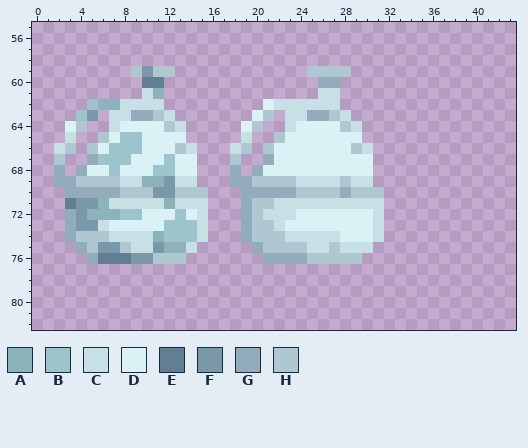
Pixel-art file: Assets/Sprites/recycle_shop 1.aseprite. That is the earlier state.
128x128 pixels, 1 frame. Colours within 5 levels of each other are drawn and written as one. Shown: x 0..43, y 55..82.
Visible layers, top first: "plastic", "glass/glass_molten", "glass/glass_recycled", "glass/glass_cleaned", "glass/glass_dirty", "paper/paper_recycled", "paper/paper_cleaned", "paper/paper_dirty".
Palette (. is transparent): A #8cb3bc  B #9dc4cc  C #c6e0e5  D #daf1f5  E #617e93  F #7999a8  G #93acbc  H #afc7d1
Pixels before, first column x 2:
59 .......HFHH............HHHH...
60 ........EE..............GG....
61 ........CA..............CC....
62 ...BAACCCC.........DCCCCCC....
63 ..BF.CCGGHC.......DH.CCGGHC...
64 .DH..CDDDDHC.....DH..CDDDDHC..
65 .C..HDBBDDDD.....C..HDDDDDDD..
66 CH.HDBBBDDDHC...CH.HDDDDDDDHC.
67 H..GBBBDDDBDD...H..GDDDDDDDDD.
68 G.GDDBDDDBBDD...G.GDDDDDDDDDD.
69 GGHHHHCCAAFCC...GGHHHHCCCCHCC.
70 .GGGGGHHHFFHHH...GGGGGHHHHGHHH
71 .EFFACCCCCACCC...GHHCCCCCCCCCC
72 .GFAAABBDDDBDC...GHCCCDDDDDDDC
73 .GFFCDDDDDBBBC...GHHCDDDDDDDDC
74 .GHHHCCCCABBBC...GHHHCCCCCDDDC
75 ..GHFFHCCFAAC.....GHHHHCCHCCC.
76 ...GEEEFFHHH.......GGGGHHHHH..
After the commit:
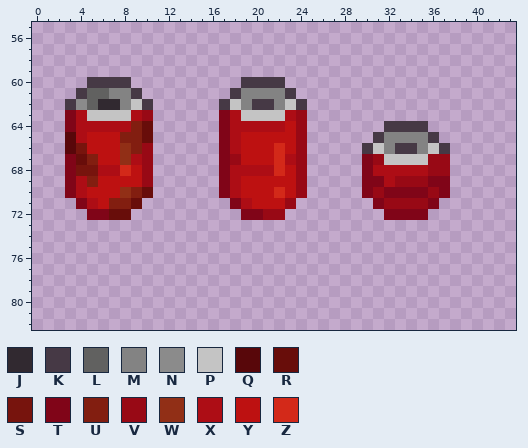
Colours new in this view: J #312930  K #463945  L #616160  M #838383  N #8b8b8b  P #c4c4c4  Q #58070a  R #680d0a  S #77140d  T #800518  U #821e10  V #980915  W #912f16  X #ad0d15  Y #bd1111  Z #d32919
The author wrote: spritesheet güncellendi
Diff:
{"change": "layer \"can/can\" added"}
{"change": "layer \"can/can_clean\" added"}
{"change": "layer \"can/can_recycled\" added"}
{"change": "layer \"plastic\" removed"}
{"y":59,"x":9,"old":"HFHH","new":"...."}
{"y":59,"x":25,"old":"HHHH","new":"...."}
{"y":60,"x":5,"old":"....","new":"KKKK"}
{"y":60,"x":10,"old":"EE","new":".."}
{"y":60,"x":19,"old":"....","new":"KKKK"}
{"y":60,"x":26,"old":"GG","new":".."}
{"y":61,"x":4,"old":"......CA","new":"KLLMMK.."}
{"y":61,"x":18,"old":"......","new":"KMMMMK"}
{"y":61,"x":26,"old":"CC","new":".."}
{"y":62,"x":3,"old":"..BAACCCC","new":"KNLJJMPK."}
{"y":62,"x":17,"old":"....DCCCCCC","new":"KPMKKMPK..."}
{"y":63,"x":3,"old":".BF.CCGGHC","new":"TXPPPPXV.."}
{"y":63,"x":17,"old":"...DH.CCGGHC","new":"TXPPPPXV...."}
{"y":64,"x":3,"old":"DH..CDDDDHC","new":"TXXXXXUR..."}
{"y":64,"x":17,"old":"..DH..CDDDDHC","new":"TXXXXXYV....."}
{"y":64,"x":32,"old":"....","new":"KKKK"}
{"y":65,"x":3,"old":"C..HDBBDDDD","new":"QXYYYUUR..."}
{"y":65,"x":17,"old":"..C..HDDDDDDD","new":"TXYYYYYV....."}
{"y":65,"x":31,"old":"......","new":"KMMMMK"}
{"y":66,"x":2,"old":"CH.HDBBBDDDHC","new":".QSYYYWUV...."}
{"y":66,"x":17,"old":".CH.HDDDDDDDHC.......","new":"TXYYYZYV.....KPMKKMPK"}
{"y":67,"x":2,"old":"H..GBBBDDDBDD","new":".TRUYYWXV...."}
{"y":67,"x":17,"old":".H..GDDDDDDDDD.......","new":"TVYYYZXV.....TVPPPPVV"}
{"y":68,"x":2,"old":"G.GDDBDDDBBDD","new":".TSSXXZYV...."}
{"y":68,"x":17,"old":".G.GDDDDDDDDDD.......","new":"TXXXXZYV.....TXXXXXVV"}
{"y":69,"x":2,"old":"GGHHHHCCAAFCC","new":".TXUYYYYV...."}
{"y":69,"x":17,"old":".GGHHHHCCCCHCC.......","new":"TXYYYYYV.....TTXVVVTT"}
{"y":70,"x":3,"old":"GGGGGHHHFFHHH","new":"TXYYYWUR....."}
{"y":70,"x":17,"old":"..GGGGGHHHHGHHH......","new":"TXYYYZYV.....TVTTTTVT"}
{"y":71,"x":3,"old":"EFFACCCCCACCC","new":".TXYUUR......"}
{"y":71,"x":18,"old":".GHHCCCCCCCCCC.....","new":"TXYYYV.......TVVVVT"}
{"y":72,"x":3,"old":"GFAAABBDDDBDC","new":"..TTRR......."}
{"y":72,"x":19,"old":"GHCCCDDDDDDDC....","new":"TTVV.........TTTT"}
{"y":73,"x":3,"old":"GFFCDDDDDBBBC","new":"............."}
{"y":73,"x":19,"old":"GHHCDDDDDDDDC","new":"............."}
{"y":74,"x":3,"old":"GHHHCCCCABBBC","new":"............."}
{"y":74,"x":19,"old":"GHHHCCCCCDDDC","new":"............."}
{"y":75,"x":4,"old":"GHFFHCCFAAC","new":"..........."}
{"y":75,"x":20,"old":"GHHHHCCHCCC","new":"..........."}
{"y":76,"x":5,"old":"GEEEFFHHH","new":"........."}
{"y":76,"x":21,"old":"GGGGHHHHH","new":"........."}
{"label":"changed","picture_box":[54,66,450,264]}
